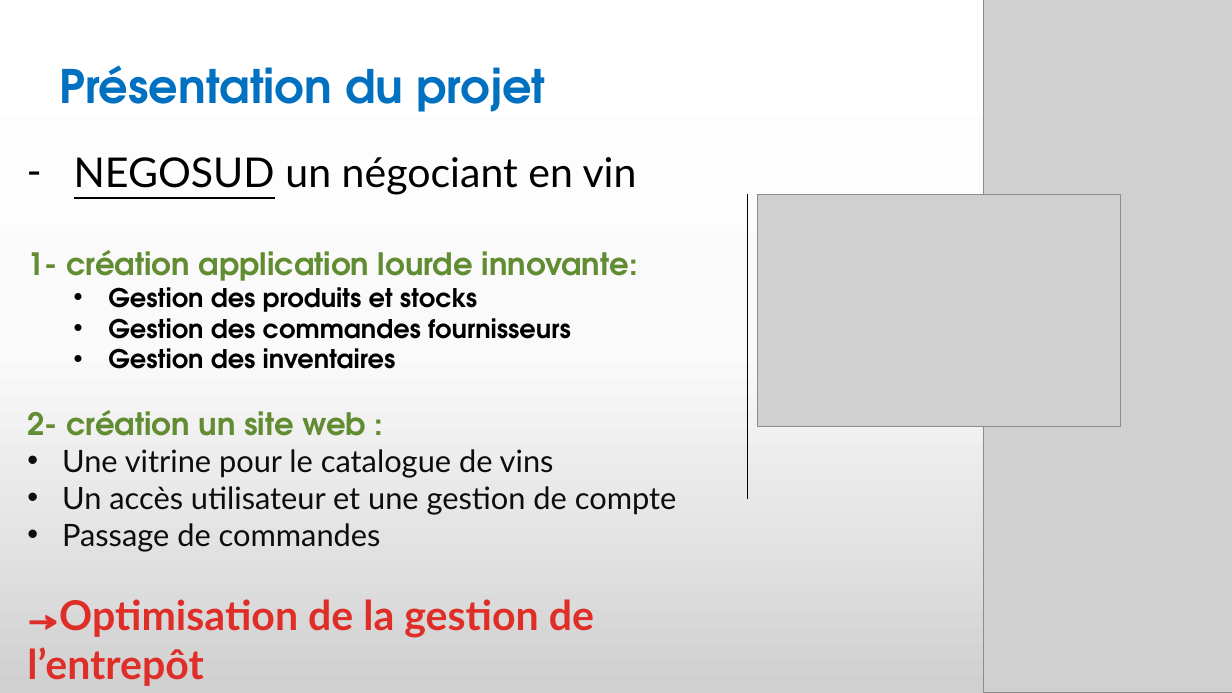
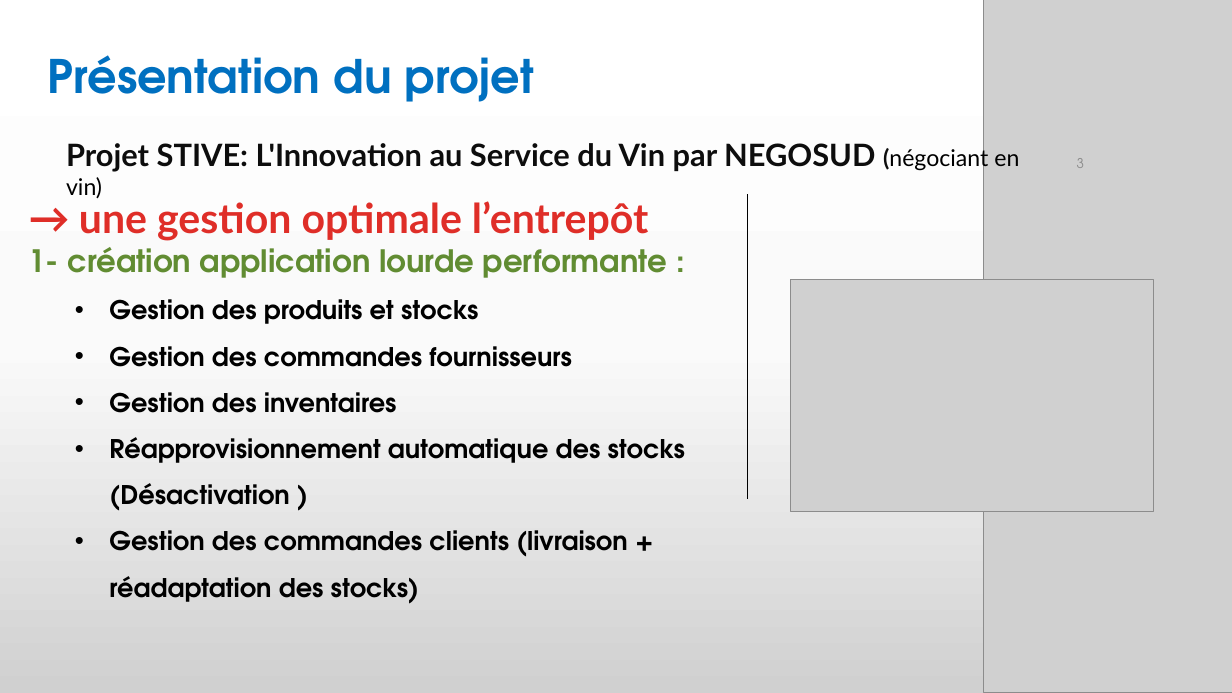
Before and after one commit to Bloc4CESI/Negosud, a slide deck: slide 3 of annexes/PrésentationNegosud.pptm (slide 2 before the commit). Drawn at 1232x693 pixels with LibreOffice and Linux fonts; fonts in the diff are those of the drawing; grey boxes stand for pictures; background and template pictures are left out. Boxes give left, top, right and bottom in pixels: in the first picture for what was removed or moved away, otherwise in the second. Text is boxed around its words. In the diff, an @@ line names an element or a change of style, - is before the commit and + after.

```diff
--- a/annexes/PrésentationNegosud.pptm
+++ b/annexes/PrésentationNegosud.pptm
@@ text "Présentation du projet": place and size @@
-text "Présentation du projet" at (59, 65, 545, 112)
+text "Présentation du projet" at (48, 55, 534, 102)
@@ text added at (66, 143, 1019, 172), 24 pt, text #0D0D0D, bold @@
+Projet STIVE: L'Innovation au Service du Vin par NEGOSUD (négociant en vin)
@@ page number added at (1077, 158, 1084, 168), 10.5 pt, text #8C8C8C @@
+3
@@ text "→ une gestion optimale l’entrepôt": place and size @@
-text "→ une gestion optimale l’entrepôt" at (27, 157, 677, 686)
+text "→ une gestion optimale l’entrepôt" at (29, 197, 685, 604)
@@ text at (29, 197, 668, 278): text changed @@
-– NEGOSUD un négociant en vin
-1- création application lourde innovante:
+→ une gestion optimale l’entrepôt
+1- création application lourde performante :
@@ text at (109, 299, 572, 413): line spacing 1 to 1.5 @@
@@ picture: place and size @@
-picture at (758, 194, 1121, 426)
+picture at (790, 280, 1153, 512)
@@ text at (109, 437, 685, 604): text changed; size 24 to 20 pt; font Lato to TeX Gyre Adventor; text colour #0D0D0D to #000000; bold on @@
-2- création un site web :
-• Une vitrine pour le catalogue de vins
-• Un accès utilisateur et une gestion de compte
-• Passage de commandes
-→Optimisation de la gestion de l’entrepôt
+  • Réapprovisionnement automatique des stocks (Désactivation )
+  • Gestion des commandes clients (livraison + réadaptation des stocks)
```
Also in this commit, not shown: 11 other slides changed, 2 slides added, 9 other files.
